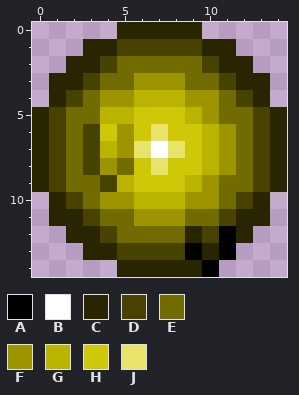
Two versions of one pixel-art sprite, src/res/paintballs/yellowPaintBall3.png. This is how it looked before the edit.
The file is 15x15 pixels.
Palette (. is transparent): A #000000  B #ffffff  C #282500  D #474200  E #726b00  F #9d9500  G #bab300  H #cfc809  J #e7e36b
And afterwards:
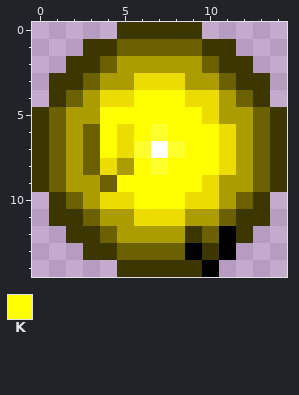
Colours new in this view: K #ffff00
The author wrote: menu and super paintBall
Diff:
@@ palette @@
-C #282500
+C #3c3600
-D #474200
+D #6b6100
-E #726b00
+E #ab9d00
-F #9d9500
+F #ecdc00
-J #e7e36b
+J #ffff2d
@@ x 0..14 @@
  3 .CCDEEFFFEEDCC.
- 4 .CDEFFGGGFFEDC.
- 5 CDEEGGHHHGFEEDC
- 6 CDEDHFHJHHGFEDC
- 7 CDEDGFJBJHGFEDC
- 8 CDEDFEHJHHGFEDC
- 9 CDEEDGHHHGFEEDC
-10 .CDEFFGGGFFEDC.
+ 4 .CDEFFKKKFFEDC.
+ 5 CDEEKKKKKKFEEDC
+ 6 CDEDKFKJKKKFEDC
+ 7 CDEDKFJBJKKFEDC
+ 8 CDEDFEKJKKKFEDC
+ 9 CDEEDKKKKKFEEDC
+10 .CDEFFKKKFFEDC.
 11 .CCDEEFFFEEDCC.
